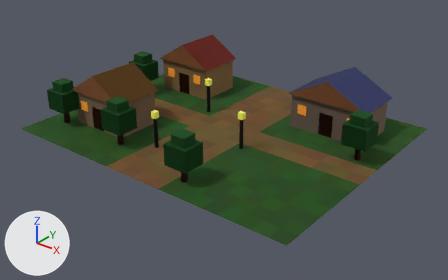
One commit to the glTF model samples/vale/maps/town/geometry.glb: the scene before it, then after it.
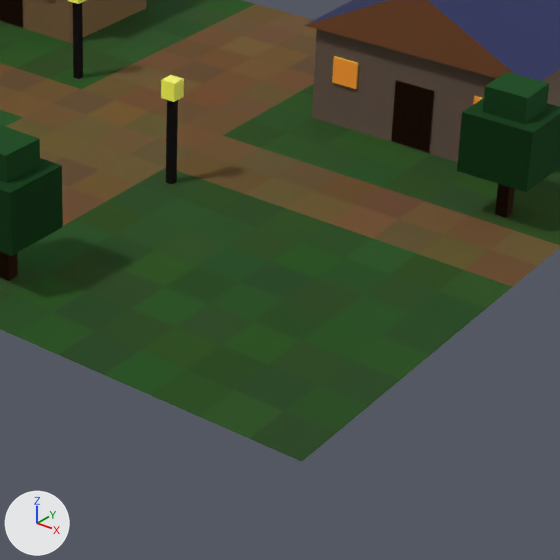
Each version appears first whole from a camera (50 mm lens) standing at (32.19, -35.74, 16.42) and looking at (10.6, -8.75, -0.32), and next in a close-up on the part from 41% to 84% of the width and 30% to 100% of the height. Arrows for +X, +Y and +Z are at lower left; the lights stay in place. The older version's two pictures come first. Vertices at exactly the same position are counted once.

Before the edit, the objects in view are built like this:
```python
me_mesh_0 = bpy.data.meshes.new('Mesh_0')
me_mesh_0.from_pydata(...)  # 631 vertices, 990 faces; spans x 0.0..20.0, y -16.0..0.0, z -0.1..3.6
# faces by material slot: [988, 2]
me_mesh_0.materials.append(mat_material_0)
me_mesh_0.materials.append(mat_material_2)
ob_scenery = bpy.data.objects.new('scenery', me_mesh_0)
ob_scenery.location = (0.0, 0.0, 0.0)
```
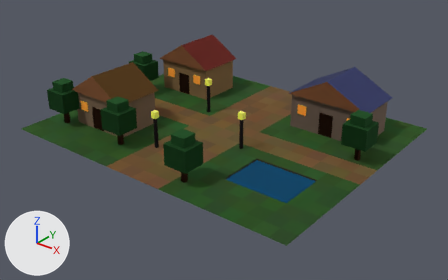
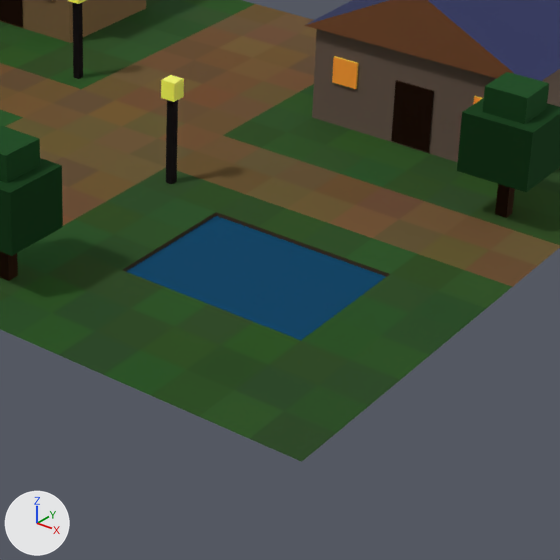
Boxes (x1, y1, x2, y2) around the edits, measured in the close-ups (560 x 560 px):
part 1 of me_mesh_0, cut back: before (123, 231, 390, 340); after (123, 228, 390, 277)
part 2 of me_mesh_0, recoloured: before (186, 212, 300, 322); after (188, 212, 299, 242)

The change in detail:
me_mesh_0 is used by ob_scenery; location (0.0, 0.0, 0.0).
me_mesh_0 had 631 vertices, 990 faces and spanned x 0.0..20.0, y -16.0..0.0, z -0.1..3.6.
me_mesh_0 now has 645 vertices, 1018 faces and spans x 0.0..20.0, y -16.0..0.0, z -0.2..3.6.
Part 1, on me_mesh_0:
3 vertices are removed from x 15.0..17.0, y -12.0..-11.0, z 0.0.
21 faces are deleted.
3 vertices move from x 15.0..16.0, y -12.0..-11.0, z 0.0 to x 14.0..16.0, y -13.0..-10.0, z -0.2.
17 vertices are added at x 14.0..18.0, y -13.0..-10.0, z -0.2.
49 new faces join them, mat_material_0.
me_mesh_0 part 2: 5 kept faces spanning x 14.0..17.0, y -13.0..-10.0, z -0.2..0.0 get new vertex colours; the middle colour goes from dark green #497641 to brown #615441.
